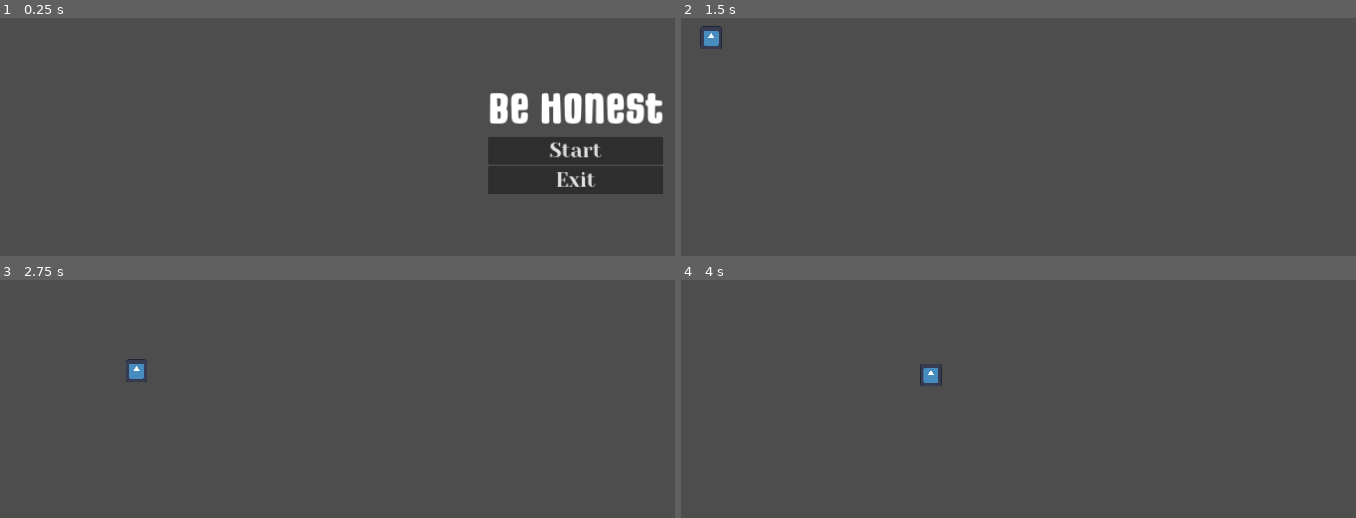
Above: before the commit, frames 1-4 (two rows, left to right).
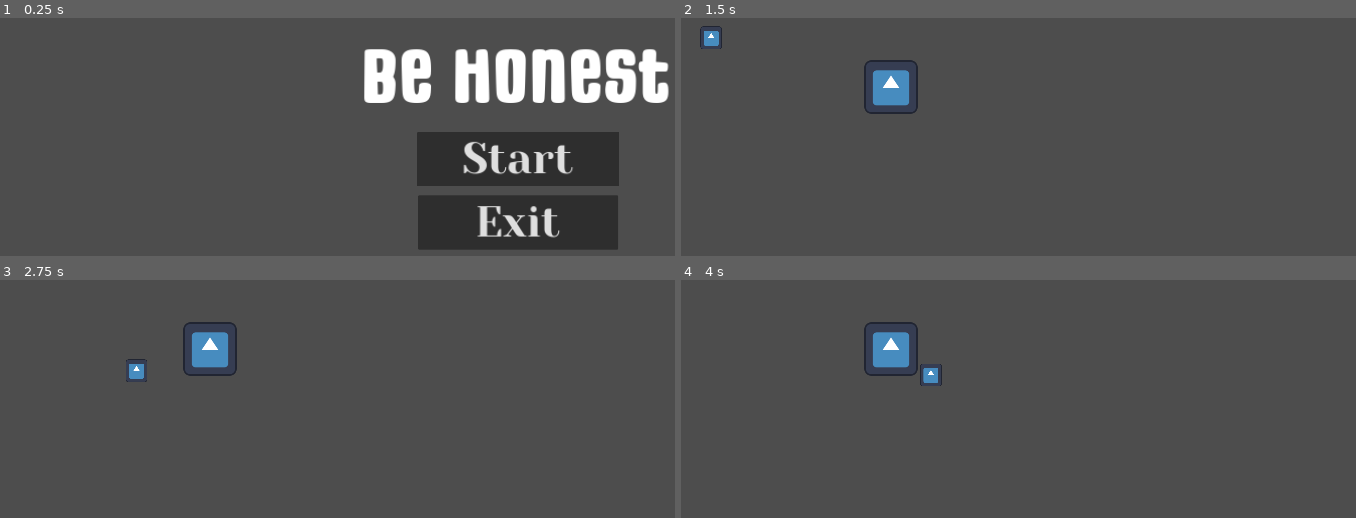
Above: after the commit, the same moments.

Repository: aboba704/Game
Game: Godot game, scene res://MainScene/ MainMenu.tscn
The game is run twice, just before and just after one commit, with the same random seed, the same clock (stepped at 60 frames per second) and the same inputs. The engine's default icon, where the game draws it, is replaced by a stand-in: a white triangle on a blue panel in a dark square.
Inputs:
- Up to frame 1 (0.25 s): no input
- Up to frame 2 (1.5 s): click "Start" at 0.5 s; tap Enter at 1.25 s; hold D (Right) from 1.28 s (still down)
- Up to frame 3 (2.75 s): release D (Right) at 2.03 s; hold S (Down) from 2.03 s (still down)
- Up to frame 4 (4 s): release S (Down) at 2.78 s; hold D (Right) 2.78-3.53 s; hold W (Up) from 3.53 s (still down)

The runs differ from the first frame. In frame 1, 21% of the frame differs, in the area x 53-100%, y 13-98%; in frame 2, 1.0%; in frame 3, 1.0%; in frame 4, 1.0%.

Commit message:
GameV555
Update

Diff:
--- a/MainScene/ MainMenu.tscn
+++ b/MainScene/ MainMenu.tscn
@@ -13,12 +13,13 @@
 anchor_top = 0.5
 anchor_right = 1.0
 anchor_bottom = 0.5
-offset_left = -620.0
-offset_top = -322.0
-offset_bottom = 314.0
+offset_left = -928.0
+offset_top = -691.0
+offset_right = 19.0
+offset_bottom = 386.0
 grow_horizontal = 0
 grow_vertical = 2
-size_flags_horizontal = 4
+size_flags_horizontal = 8
 theme_override_constants/margin_left = 100
 theme_override_constants/margin_top = 100
 theme_override_constants/margin_right = 100
@@ -26,26 +27,37 @@
 
 [node name="VBoxContainer" type="VBoxContainer" parent="MarginContainer"]
 layout_mode = 2
+size_flags_horizontal = 4
 size_flags_vertical = 4
+theme_override_constants/separation = 25
 
 [node name="Label" type="Label" parent="MarginContainer/VBoxContainer"]
 layout_mode = 2
 theme_override_fonts/font = ExtResource("2_vixat")
-theme_override_font_sizes/font_size = 102
+theme_override_font_sizes/font_size = 180
 text = "Be Honest"
 horizontal_alignment = 1
 
-[node name="Button" type="Button" parent="MarginContainer/VBoxContainer"]
+[node name="Button" type="Button" parent="MarginContainer/VBoxContainer/Label"]
 layout_mode = 2
+offset_left = 134.0
+offset_top = 245.0
+offset_right = 619.0
+offset_bottom = 372.0
+size_flags_vertical = 4
 theme_override_fonts/font = ExtResource("3_klxd7")
-theme_override_font_sizes/font_size = 48
+theme_override_font_sizes/font_size = 102
 text = "Start"
 
-[node name="Button2" type="Button" parent="MarginContainer/VBoxContainer"]
+[node name="Button2" type="Button" parent="MarginContainer/VBoxContainer/Label"]
 layout_mode = 2
+offset_left = 136.0
+offset_top = 397.0
+offset_right = 617.0
+offset_bottom = 524.0
 theme_override_fonts/font = ExtResource("3_klxd7")
-theme_override_font_sizes/font_size = 48
+theme_override_font_sizes/font_size = 102
 text = "Exit"
 
-[connection signal="pressed" from="MarginContainer/VBoxContainer/Button" to="." method="_on_button_pressed"]
-[connection signal="pressed" from="MarginContainer/VBoxContainer/Button2" to="." method="_on_button_2_pressed"]
+[connection signal="pressed" from="MarginContainer/VBoxContainer/Label/Button" to="." method="_on_button_pressed"]
+[connection signal="pressed" from="MarginContainer/VBoxContainer/Label/Button2" to="." method="_on_button_2_pressed"]
--- a/scenes/Scene1.tscn
+++ b/scenes/Scene1.tscn
@@ -1,7 +1,19 @@
-[gd_scene load_steps=2 format=3 uid="uid://cjdch8jpvi0pu"]
+[gd_scene load_steps=3 format=3 uid="uid://cjdch8jpvi0pu"]
 
 [ext_resource type="PackedScene" uid="uid://lhar73cabbkt" path="res://player/PlayerCH.tscn" id="1_3jkfb"]
+[ext_resource type="Texture2D" uid="uid://dgkgn34e4ogtc" path="res://icon.svg" id="2_ym06m"]
 
 [node name="Game" type="Node2D"]
 
+[node name="Area2D" type="Area2D" parent="."]
+position = Vector2(735.5, 415)
+
+[node name="Sprite2D" type="Sprite2D" parent="Area2D"]
+position = Vector2(-3.5, -2)
+texture = ExtResource("2_ym06m")
+
+[node name="CollisionPolygon2D" type="CollisionPolygon2D" parent="Area2D"]
+position = Vector2(-3.5, -2)
+polygon = PackedVector2Array(59.1, -64, -59, -64, -63.8, -59, -64, 61, -60.3, 64, 59.6, 64, 63.9, 59, 64, -61.1)
+
 [node name="CharacterBody2D" parent="." instance=ExtResource("1_3jkfb")]
